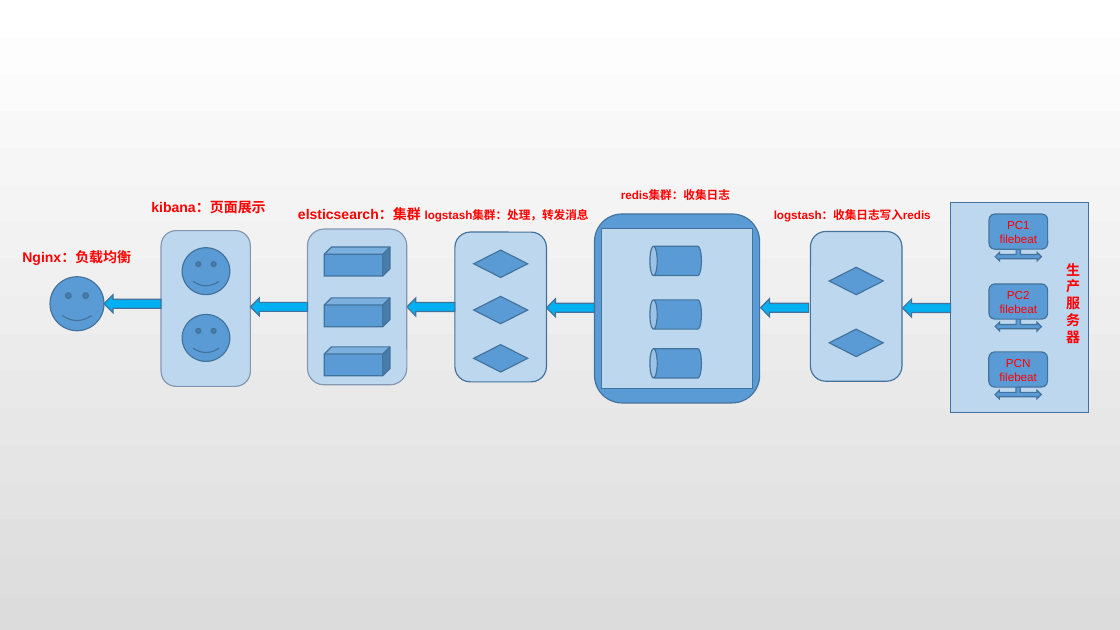
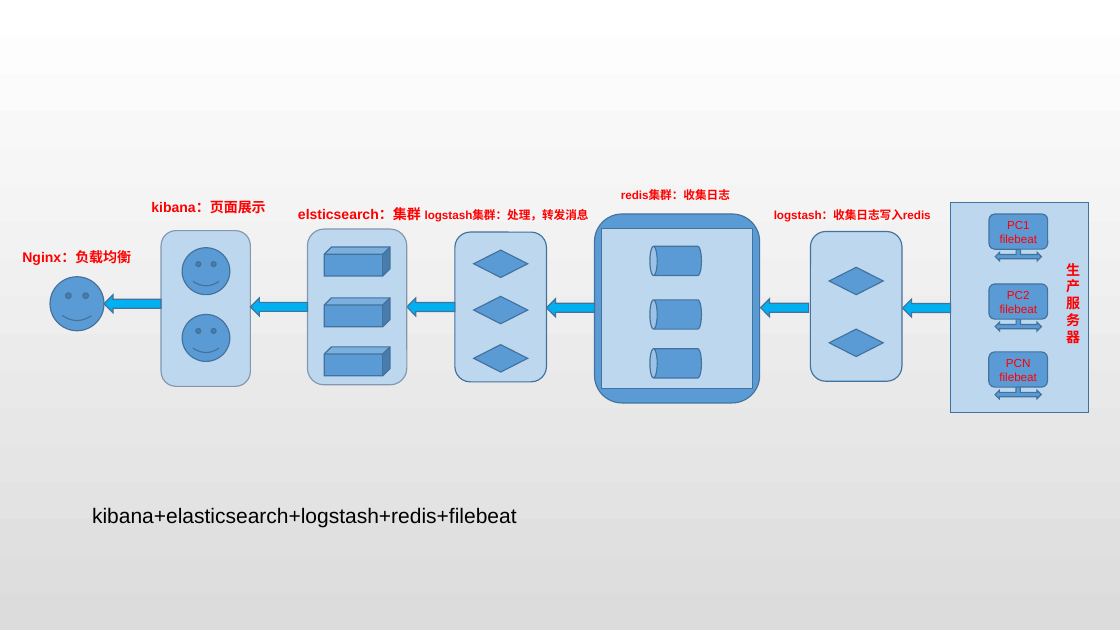
Before and after one commit to lzchub/iRecord, a slide deck: slide 3 of ELK Stack/ELK+kafka日志收集框架.pptx. Drawn at 1120x630 pixels with LibreOffice and Linux fonts; fonts in the diff are those of the drawing. Boxes give left, top, right and bottom in pixels: in the first picture for what was removed or moved away, otherwise in the second. Text is boxed around its words. In the diff, an @@ line names an element or a change of style, - is before the commit and + after.

```diff
--- a/ELK Stack/ELK+kafka日志收集框架.pptx
+++ b/ELK Stack/ELK+kafka日志收集框架.pptx
@@ text added at bbox=[92, 507, 517, 527], 18 pt, text #000000 @@
+kibana+elasticsearch+logstash+redis+filebeat
```
Also in this commit, not shown: 2 other slides changed, 1 slide removed, 5 other files.
